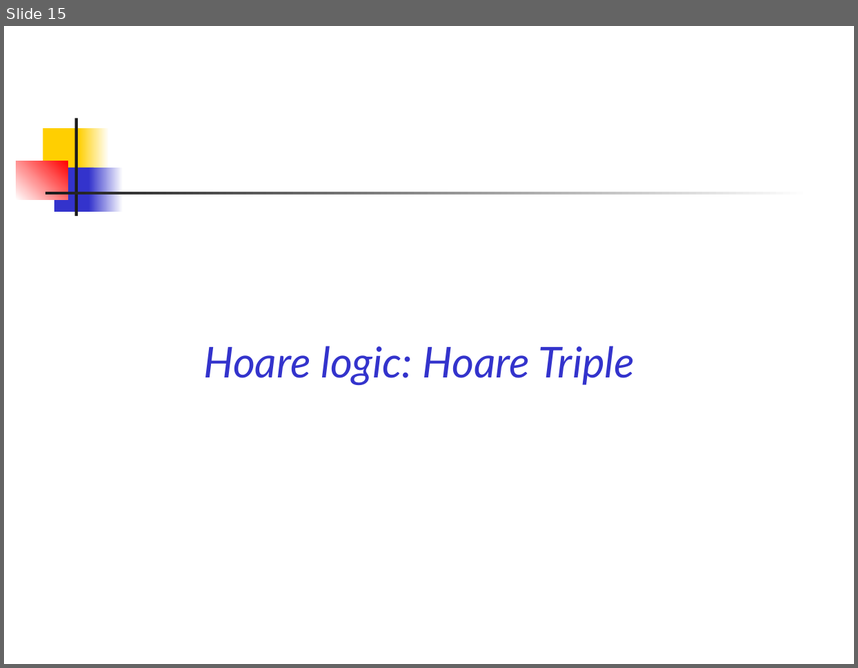
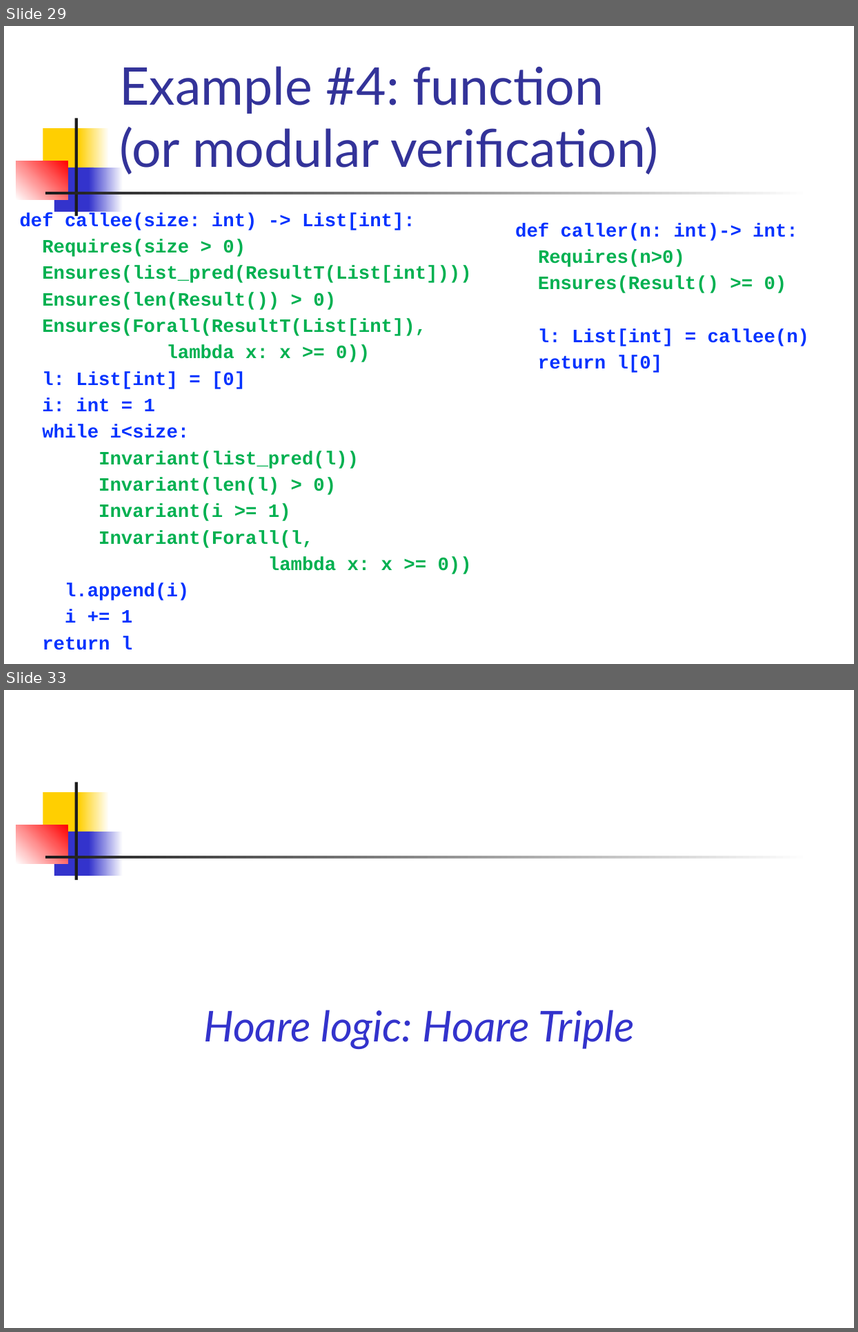
Before and after one commit to csslab-ustc/csslab-ustc.github.io, a slide deck: courses/theory/slides/lec18-hoare.pptx. Shown one above the other, each under a label of ours: slide 15 before the commit, slides 29 and 33 after it; the slides between them are not shown. The pictures are 858x668 and 858x1332 pixels, drawn with LibreOffice and Linux fonts; fonts in the diff are those of the drawing. Boxes give left, top, right and bottom in pixels: in the first picture for what was removed or moved away, otherwise in the second. Text is boxed around its words. In the diff, an @@ line names an element or a change of style, - is before the commit and + after.

```diff
--- a/courses/theory/slides/lec18-hoare.pptx
+++ b/courses/theory/slides/lec18-hoare.pptx
@@ slide 29 added at box(4, 26, 854, 664), background #FFFFFF; not listed: 7 template elements that a slide beside it also shows @@
@@ title added at box(119, 66, 659, 174), 44 pt, text #333399 @@
+Example #4: function
+(or modular verification)
@@ text added at box(20, 212, 472, 650), 16 pt, text #00B050, bold @@
+def callee(size: int) -> List[int]:
+Requires(size > 0)
+Ensures(list_pred(ResultT(List[int])))
+Ensures(len(Result()) > 0)
+Ensures(Forall(ResultT(List[int]),
+lambda x: x >= 0))
+l: List[int] = [0]
+i: int = 1
+while i<size:
+Invariant(list_pred(l))
+Invariant(len(l) > 0)
+Invariant(i >= 1)
+Invariant(Forall(l,
+lambda x: x >= 0))
+l.append(i)
+i += 1
+return l
@@ text added at box(515, 223, 809, 372), 16 pt, text #0432FF, bold @@
+def caller(n: int)-> int:
+Requires(n>0)
+Ensures(Result() >= 0)
+l: List[int] = callee(n)
+return l[0]
@@ what was slide 15 is now slide 33 @@
```
Also in this commit, not shown: 9 slides changed, 17 other slides added, 4 other files.
